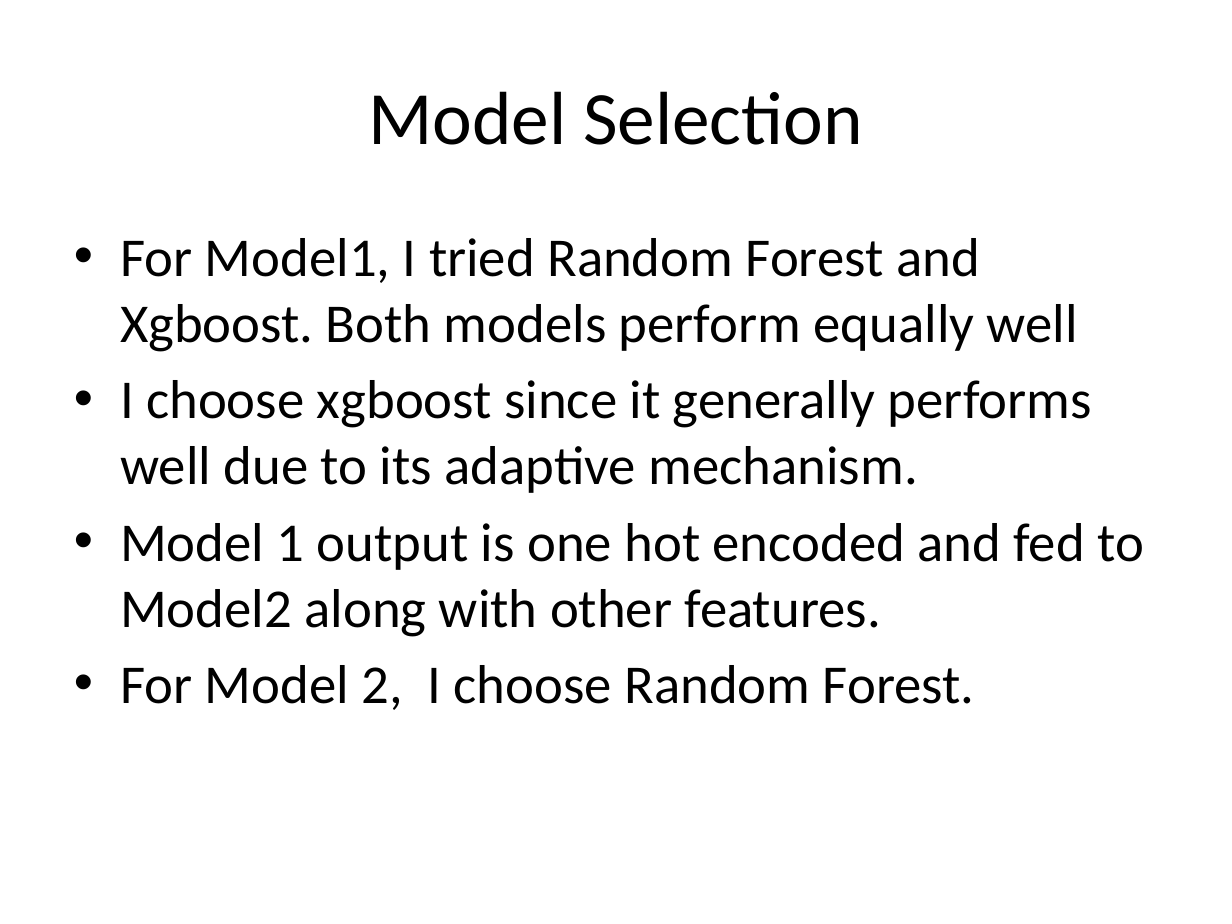
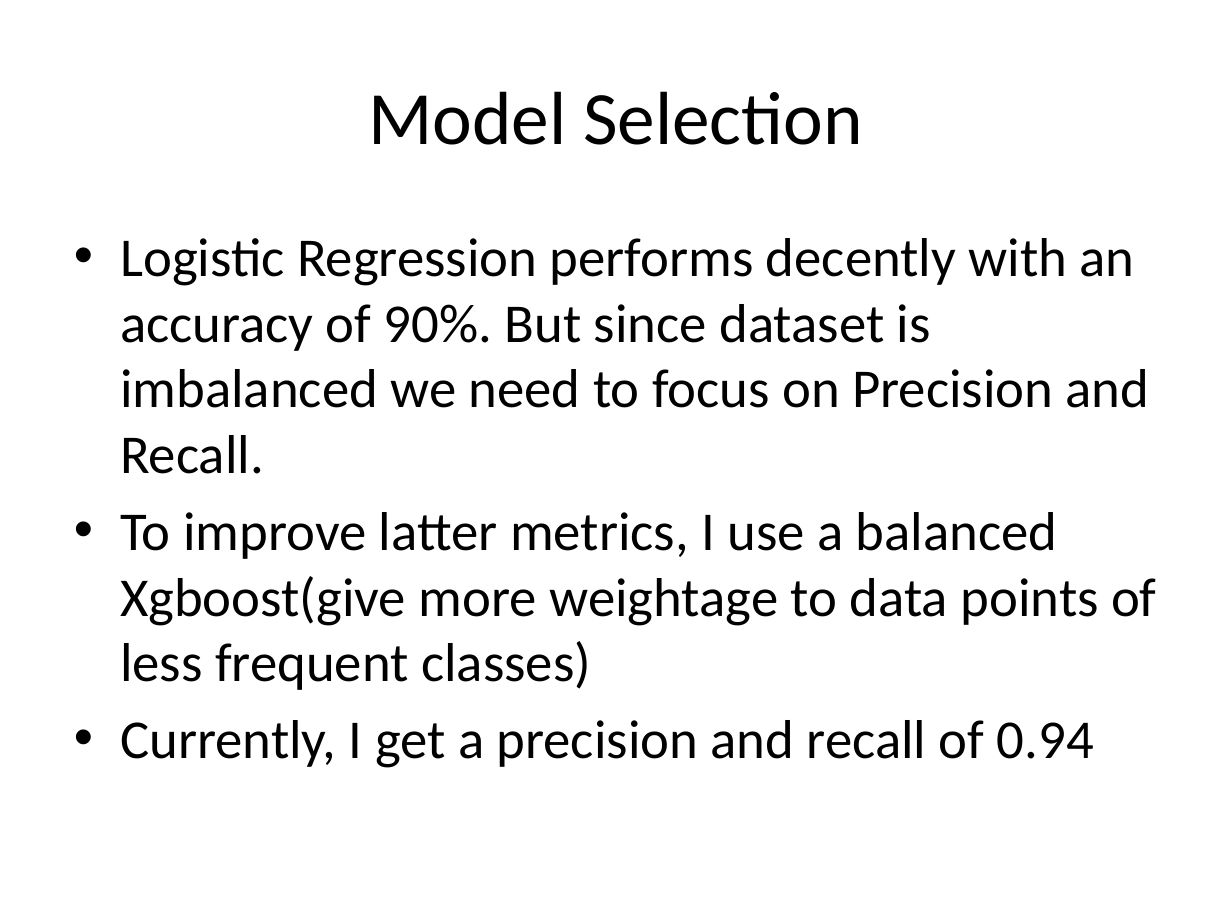
Before and after one commit to RishabhRJain/Building-permit-category-prediction-challenge, a slide deck: slide 12 of presentation.pptx (slide 13 before the commit). Drawn at 1232x924 pixels with LibreOffice and Linux fonts; fonts in the diff are those of the drawing. Boxes give left, top, right and bottom in pixels: in the first picture for what was removed or moved away, otherwise in the second. Text is boxed around its words. In the diff, an @@ line names an element or a change of style, - is before the commit and + after.

```diff
--- a/presentation.pptx
+++ b/presentation.pptx
@@ text at (120,238,1157,768): text changed @@
-• For Model1, I tried Random Forest and Xgboost. Both models perform equally well
-• I choose xgboost since it generally performs well due to its adaptive mechanism.
-• Model 1 output is one hot encoded and fed to Model2 along with other features.
-• For Model 2, I choose Random Forest.
+• Logistic Regression performs decently with an accuracy of 90%. But since dataset is imbalanced we need to focus on Precision and Recall.
+• To improve latter metrics, I use a balanced Xgboost(give more weightage to data points of less frequent classes)
+• Currently, I get a precision and recall of 0.94
```
Also in this commit, not shown: 6 other slides changed, 2 slides removed.
